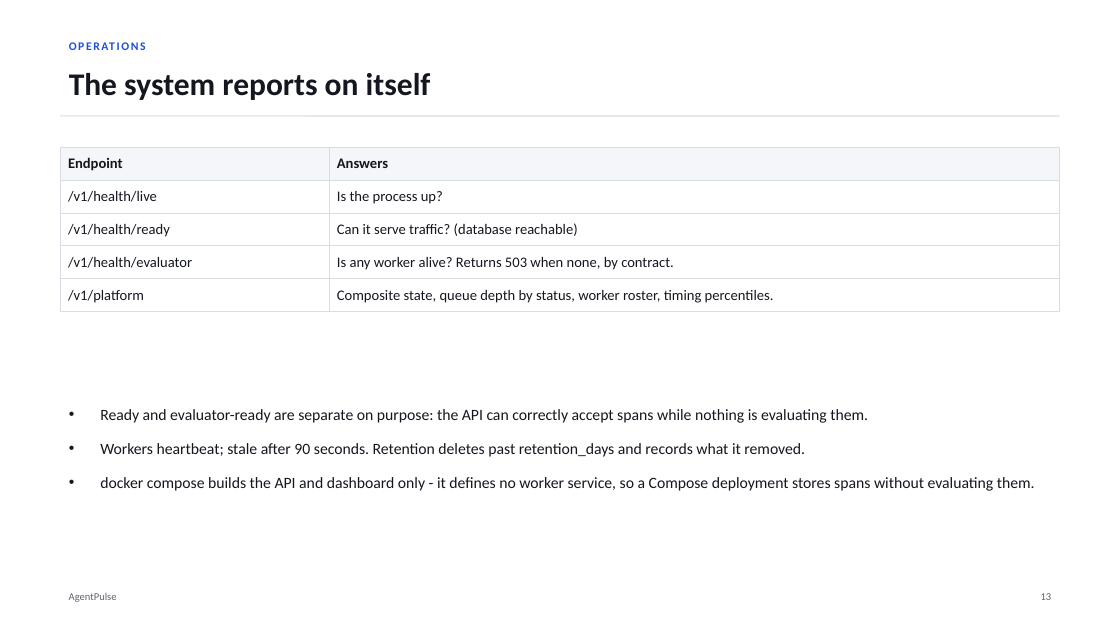
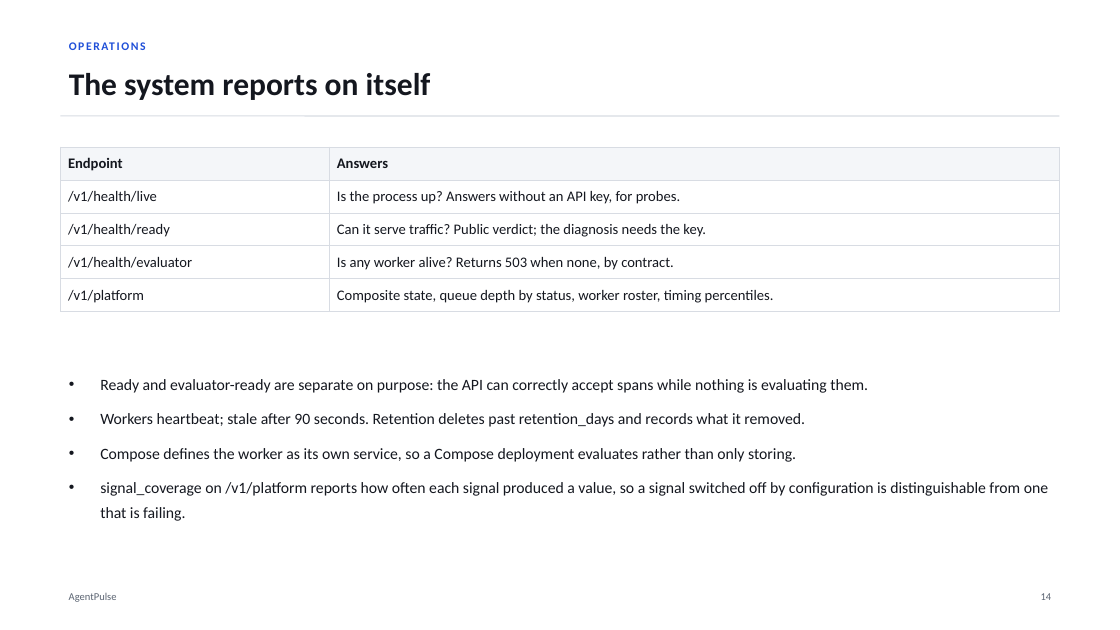
Before and after one commit to Soum-Code/agentpulse, a slide deck: slide 15 of presentation/AgentPulse_Project_Deck.pptx (slide 14 before the commit). Drawn at 1120x630 pixels with LibreOffice and Linux fonts; fonts in the diff are those of the drawing. Boxes give left, top, right and bottom in pixels: in the first picture for what was removed or moved away, otherwise in the second. Text is boxed around its words. In the diff, an @@ line names an element or a change of style, - is before the commit and + after.

```diff
--- a/presentation/AgentPulse_Project_Deck.pptx
+++ b/presentation/AgentPulse_Project_Deck.pptx
@@ table at (x1=60, y1=147, x2=1060, y2=307) @@
-row 2, column 2: Is the process up?
+row 2, column 2: Is the process up? Answers without an API key, for probes.
-row 3, column 2: Can it serve traffic? (database reachable)
+row 3, column 2: Can it serve traffic? Public verdict; the diagnosis needs the key.
@@ text at (x1=100, y1=448, x2=1048, y2=521): text changed @@
-• docker compose builds the API and dashboard only - it defines no worker service, so a Compose deployment stores spans without evaluating them.
+• Compose defines the worker as its own service, so a Compose deployment evaluates rather than only storing.
+• signal_coverage on /v1/platform reports how often each signal produced a value, so a signal switched off by configuration is distinguishable from one that is failing.
```
Also in this commit, not shown: 10 other slides changed, 2 slides added, 1 slide removed, 5 other files.
